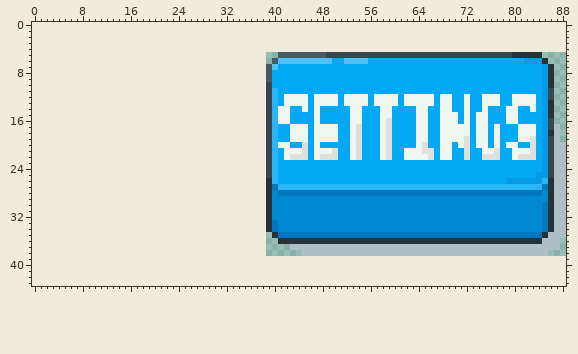
Two versions of one pixel-art file, sprites/settings.aseprite. This is how it looked before the edit.
50x34 pixels, 1 frame. The old version is drawn lined up with the new one, on the new canvas.
And afterwards:
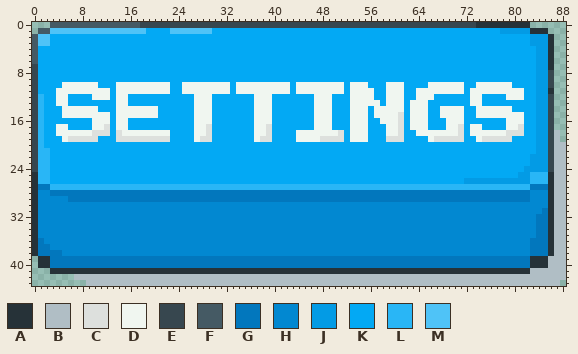
Palette (. is transparent): A #263238  B #b0bec5  C #dde0dd  D #f0f6f0  E #37474f  F #455a64  G #0277bd  H #0288d1  J #039be5  K #03a9f4  L #29b6f6  M #4fc3f7
From the commit log: fixed settings btn aspect and kerning
The exact change:
canvas 50x34 -> 89x44, the old top-left corner now at 39,5
Changed rows in their new state; - is an unchanged pixel.
first column x 0:
 0 ---FFFFFFFFFFFFFFFEEEEEEEEEEEEEEEEEEEEEEEEEEEEEEEEEEEEEEEEEEEEEEEEEEEEEEEEAAAAAAAAA------
 1 -FFMMMMMMMMMMMMMMMMKKKKMMMMMMMKKKKKKKKKKKKKKKKKKKKKKKKKKKKKKKKKKKKKKKKKKKKKKKKJJJJJAAA---
 2 FMMKKKKKKKKKKKKKKKKKKKKKKKKKKKKKKKKKKKKKKKKKKKKKKKKKKKKKKKKKKKKKKKKKKKKKKKKKKKKKKKKJJJA--
 3 FMMKKKKKKKKKKKKKKKKKKKKKKKKKKKKKKKKKKKKKKKKKKKKKKKKKKKKKKKKKKKKKKKKKKKKKKKKKKKKKKKKJJJA--
 4 FKKKKKKKKKKKKKKKKKKKKKKKKKKKKKKKKKKKKKKKKKKKKKKKKKKKKKKKKKKKKKKKKKKKKKKKKKKKKKKKKKKKJJA--
 5 FKKKKKKKKKKKKKKKKKKKKKKKKKKKKKKKKKKKKKKKKKKKKKKKKKKKKKKKKKKKKKKKKKKKKKKKKKKKKKKKKKKKJJA--
 6 FKKKKKKKKKKKKKKKKKKKKKKKKKKKKKKKKKKKKKKKKKKKKKKKKK--KKKK--------------------------KK-JA--
 7 EKKKKKKKKKKKKKKKKKKKKKKKKKKKKKKKKKKKKKKKK-------------------------------------------J----
 8 EKKKKKKKKKKKKKKKKKKKKKKKKKKKKKKKKKKKKKKK--------------------------------------------J-E--
 9 EKKKKKKKKKKKKKKKKKKKKKKKKKKKKKKKKKKKKKKK--------------------------------------------J-E--
10 EKKKKDDDDDDKKKDDDDDDDDDKKDDDDDDDDKDDDDDDDDD-DDDDDDDD-DDD---DDD----DDDDDD--DDDDDD----J-E--
11 EKKKDDDDDDDDDKDDDDDDDDDKKDDDDDDDDKDDDDDDDDD-DDDDDDDD-DDDD--DDD--DDDDDDDD-DDDDDDDDD--J-A--
12 ELKKDDKKKKDDDKDDKKKKKKKKKKKDDDKKKKKKKDDDK-KKKK----K-K---DKK--DKK----KK--KDDKKK-D--KKJ----
13 ELKKDDKKKKKKKKDDKKKKKKKKKKKDDDKKKKKKKDDDK-KKKK----K-K---D-K--DK---K-KK--KDDKKK--KKKKJ-E--
14 ELKKKDDDDDDKKKDDDDDDDKKKKKKDDDKKKKKKKDDDKKK--K--DD-----D-D--DD-D------DDK-D-DDD-K--KJ-E--
15 ELKKKDDDDDDDDKDDDDDDDKKKKKKDDDKKKKKKKDDDKKK-----DD-----D-D--DC-D-------DK---DDD--D--J-E--
16 ELKKKKKKKKDDDKDDKKKKKKKKKKKDDDKKKKKKKDDDKKK-----DD-----D---DDC-D----K--DK-KK-----D--J----
17 ELKKDDKKKKDDCKDDKKKKKKKKKKKDDCKKKKKKKDDCK--KKK----K---DD--KDDC-D----K--CKD-K-K-DDCKKJ--.-
18 ELKKDDDDDDCCCKCDDDDDDDDKKKKDDCKKKKKKKDDCK--K--D----C--DD--KDDC----DD---CKD--D-DCCCKKJ-E--
19 ELKKKDCCCCCKKKCCCCCCCCCKKKKDCCKKKKKKKDCCK--K--D-CCCC--DD--K-CC--KKDCCCCCK--CCCCC-KKKJ----
20 ELKKKKKKKKKKKKKKKKKKKKKKKKKKKKKKKKKKKKKKKKK--K-K-----KK---KK----KK--KK-KK-KK-K-KK--KJ----
21 ELLKKKKKKKKKKKKKKKKKKKKKKKKKKKKKKKKKKKKKK-KKKK-KKKK--KK---KK--KKKKK-KK--K--KKK--KKKKJ----
22 ELLKKKKKKKKKKKKKKKKKKKKKKKKKKKKKKKKKKKKKK-KKKK-KKKK--KK---KK--KKKKK-KK--K--KKK--KKKJJ----
23 ELLKKKKKKKKKKKKKKKKKKKKKKKKKKKKKKKKKKKKKK------------------------------------------JJ----
24 ELLKKKKKKKKKKKKKKKKKKKKKKKKKKKKKKKKKKKKKK-----------------------------------------JJJ----
25 ALLKKKKKKKKKKKKKKKKKKKKKKKKKKKKKKKKKKKKKK----------------------------------------JJLLLA--
26 ALLKKKKKKKKKKKKKKKKKKKKKKKKKKKKKKKKKKKKKK-------------------------------JJJJJJJ----LL----
27 AGGLLLLLLLLLLLLLLLLLLLLLLLLLLLLLLLLLLLLLL------------------------------------------GG----
28 AHHGGGGGGGGGGGGGGGGGGGGGGGGGGGGGGGGGGGGGG------------------------------------------HH----
29 AHHHHHGGGGGGGGGGGGGGGGGGGGGGGGGGGGGGGGGGGGGGGGGGGGGGGGGGGGGGGGGGGGGGGGGGGGGGGGGGGGG------
30 AHHHHHHHHHHHHHHHHHHHHHHHHHHHHHHHHHHHHHHH---------------------------------------------H---
31 AHHHHHHHHHHHHHHHHHHHHHHHHHHHHHHHHHHHHHHH-------------------------------------------------
32 AHHHHHHHHHHHHHHHHHHHHHHHHHHHHHHHHHHHHHHH--------------------------------------------G----
33 AHHHHHHHHHHHHHHHHHHHHHHHHHHHHHHHHHHHHHHHH-------------------------------------------G----
34 AHHHHHHHHHHHHHHHHHHHHHHHHHHHHHHHHHHHHHHHH-------------------------------------------G----
35 AHHHHHHHHHHHHHHHHHHHHHHHHHHHHHHHHHHHHHHHHHHHHHHHHHHHHHHHHHHHHHHHHHHHHHHHHHHHHHHHHHHH-GA--
36 AGHHHHHHHHHHHHHHHHHHHHHHHHHHHHHHHHHHHHHHHHHHHHHHHHHHHHHHHHHHHHHHHHHHHHHHHHHHHHHHHHHGGGA-B
37 AGGHHHHHHHHHHHHHHHHHHHHHHHHHHHHHHHHHHHHHHHHHHHHHHHHHHHHHHHHHHHHHHHHHHHHHHHHHHHHHHHHGGGA-B
38 AGGGGHHHHHHHHHHHHHHHHHHHHHHHHHHHHHHHHHHHHHHHHHHHHHHHHHHHHHHHHHHHHHHHHHHHHHHHHHHHHHHGGGABB
39 -AAGGGGGGGGGGGGGGGGGGGGGGGGGGGGGGGGGGGGGGGGGGGGGGGGGGGGGGGGGGGGGGGGGGGGGGGGGGGGGGGGAAABBB
40 -AAGGGGGGGGGGGGGGGGGGGGGGGGGGGGGGGGGGGGGGGGGGGGGGGGGGGGGGGGGGGGGGGGGGGGGGGGGGGGGGGGAAABBB
41 ---AAAAAAAAAAAAAAAAAAAAAAAAAAAAAAAAAAAAAAAAAAAAAAAAAAAAAAAAAAAAAAAAAAAAAAAAAAAAAAAABBBBBB
42 -------BBBBBBBBBBBBBBBBBBBBBBBBBBBBBBBBBBBBBBBBBBBBBBBBBBBBBBBBBBBBBBBBBBBBBBBBBBBBBBBBBB
43 ---------BBBBBBBBBBBBBBBBBBBBBBBBBBBBBBBBBBBBBBBBBBBBBBBBBBBBBBBBBBBBBBBBBBBBBBBBBBBBBBB-
Changed places in both pictures, as pixel boxes (x1, y1, x2, y2):
changed: (32, 22, 566, 286)
